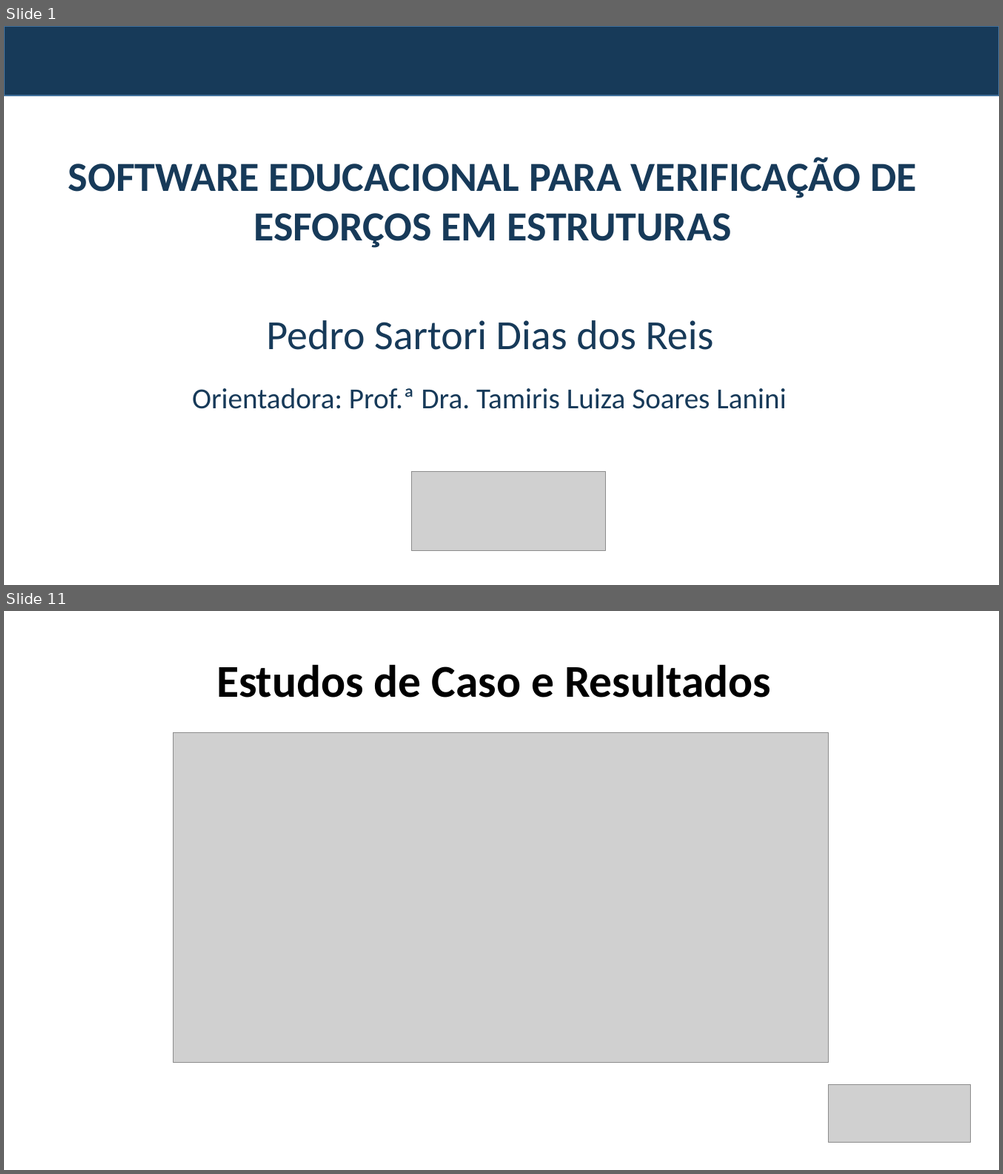
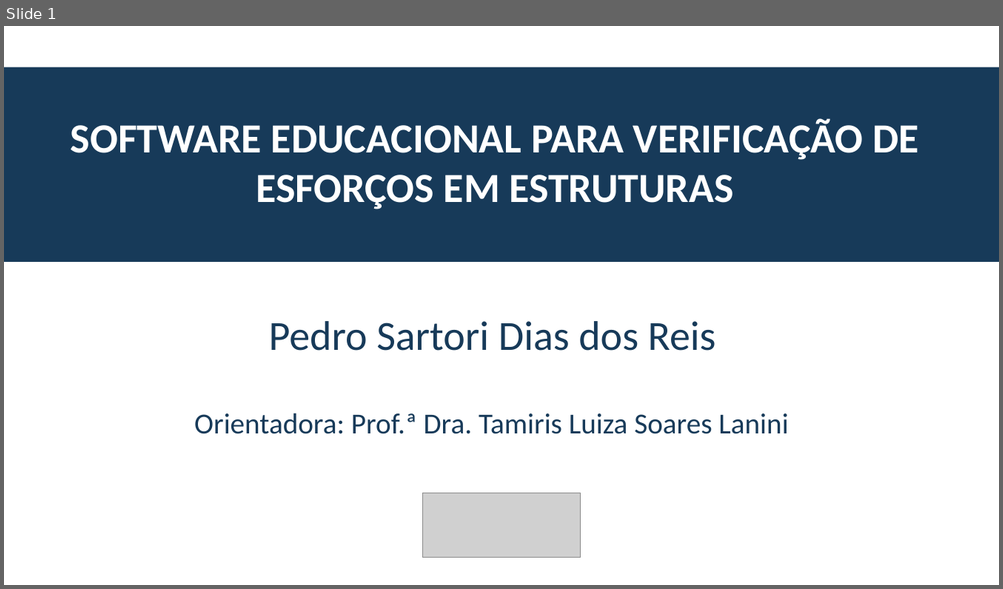
Before and after one commit to pedrosdr/TCC_Engenharia_Civil, a slide deck: apresentacao_tcc.pptx. Shown one above the other, each under a label of ours: slides 1 and 11 before the commit, slide 1 after it; the slides between them are not shown. The pictures are 1003x1174 and 1003x589 pixels, drawn with LibreOffice and Linux fonts; fonts in the diff are those of the drawing; grey boxes stand for pictures; background and template pictures are left out. Boxes give left, top, right and bottom in pixels: in the first picture for what was removed or moved away, otherwise in the second. Text is boxed around its words. In the diff, an @@ line names an element or a change of style, - is before the commit and + after.

```diff
--- a/apresentacao_tcc.pptx
+++ b/apresentacao_tcc.pptx
@@ slide 11 removed at (x1=4, y1=611, x2=999, y2=1170), background #FFFFFF @@
@@ text removed at (x1=216, y1=664, x2=771, y2=698) @@
-Estudos de Caso e Resultados
@@ picture removed at (x1=173, y1=732, x2=828, y2=1062) @@
@@ picture removed at (x1=828, y1=1085, x2=970, y2=1143) @@
@@ slide 1 changed as well @@
@@ rectangle removed at (x1=4, y1=26, x2=999, y2=96) @@
@@ rectangle added at (x1=4, y1=67, x2=999, y2=262), fill #173A59 @@
@@ text "SOFTWARE EDUCACIONAL PARA VERIFICAÇÃO DE ..." moved from (x1=68, y1=157, x2=916, y2=248) to (x1=71, y1=118, x2=919, y2=210) @@
@@ text "SOFTWARE EDUCACIONAL PARA VERIFICAÇÃO DE ..." at (x1=71, y1=118, x2=919, y2=210): text colour #173A59 to #FFFFFF @@
@@ text "Pedro Sartori Dias dos Reis" moved from (x1=266, y1=321, x2=714, y2=350) to (x1=269, y1=321, x2=716, y2=351) @@
@@ text "Orientadora: Prof.ª Dra. Tamiris Luiza ..." moved from (x1=192, y1=388, x2=785, y2=409) to (x1=194, y1=413, x2=788, y2=434) @@
@@ picture resized from (x1=412, y1=471, x2=606, y2=551) to (x1=423, y1=494, x2=580, y2=559) @@
```
Also in this commit, not shown: 1 other slide changed, 18 slides added, 8 other slides removed, 3 other files.
